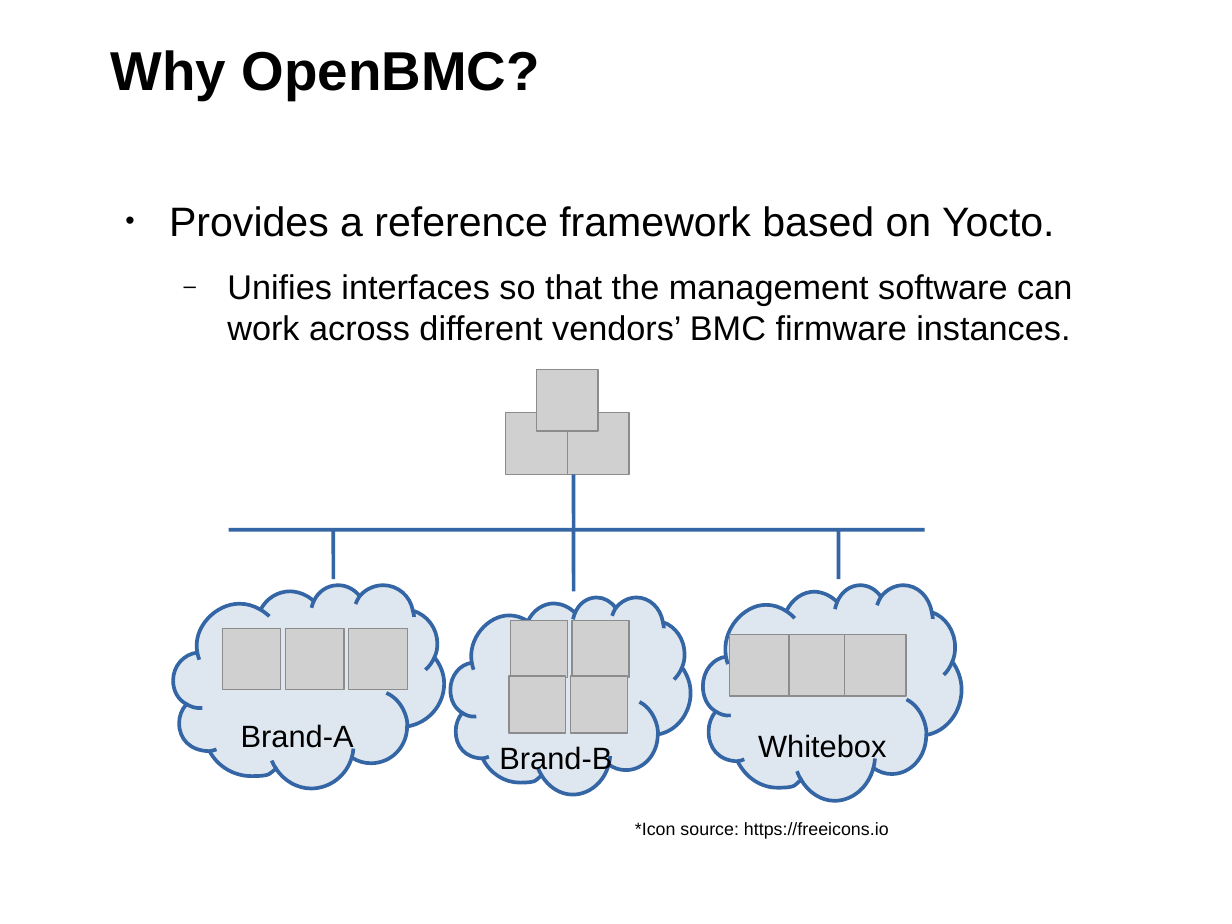
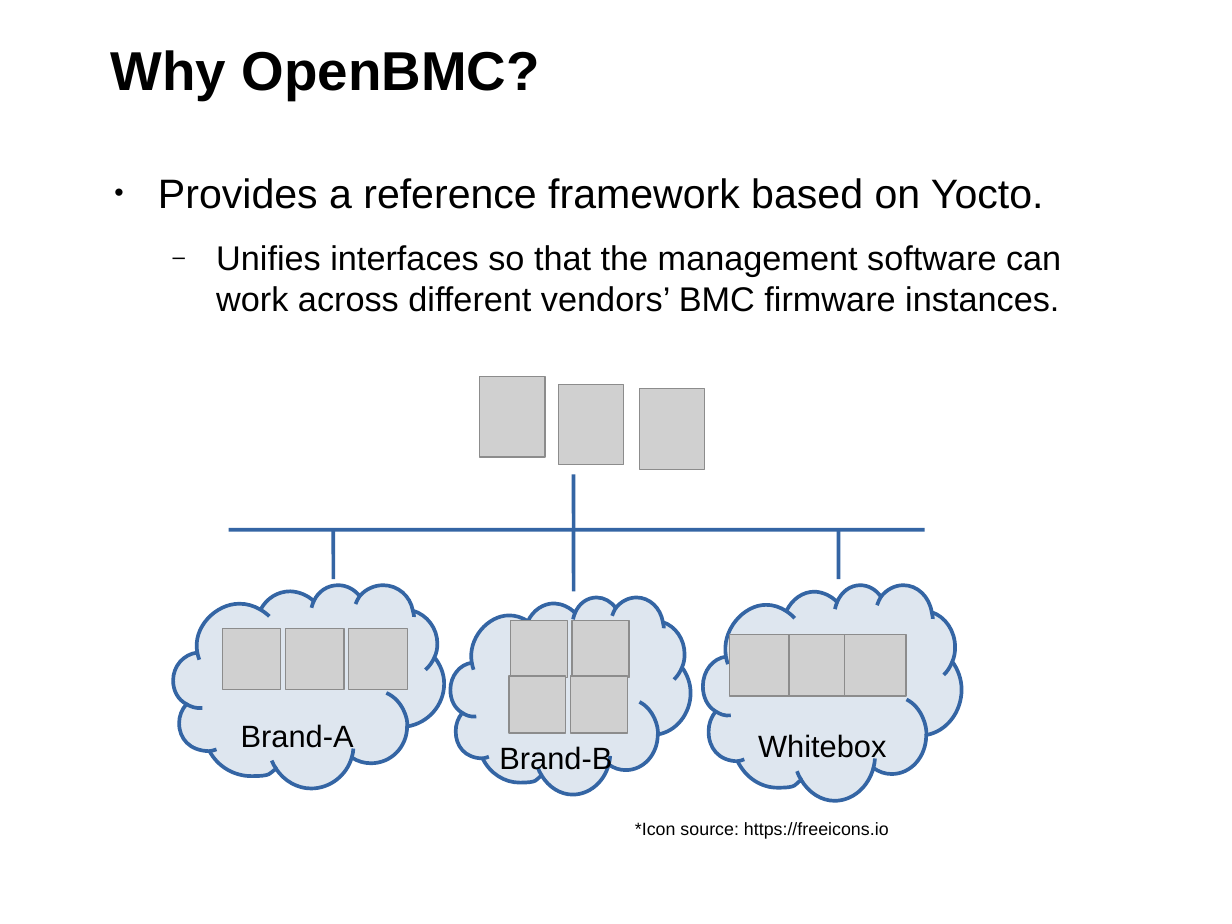
Before and after one commit to chesterlintw/conf-docs, a slide deck: slide 8 of suse-lab-conf/2019/proceeding/openbmc.odp. Drawn at 1232x924 pixels with LibreOffice and Linux fonts; fonts in the diff are those of the drawing; grey boxes stand for pictures; background and template pictures are left out. Boxes give left, top, right and bottom in pixels: in the first picture for what was removed or moved away, otherwise in the second. Text is boxed around its words. In the diff, an @@ line names an element or a change of style, - is before the commit and + after.

```diff
--- a/suse-lab-conf/2019/proceeding/openbmc.odp
+++ b/suse-lab-conf/2019/proceeding/openbmc.odp
@@ text "Provides a reference framework based ...": place and size @@
-text "Provides a reference framework based ..." at box(169, 206, 1072, 341)
+text "Provides a reference framework based ..." at box(158, 178, 1061, 312)
@@ picture: place and size @@
-picture at box(506, 413, 568, 474)
+picture at box(479, 377, 545, 457)
@@ picture: place and size @@
-picture at box(568, 413, 630, 474)
+picture at box(558, 384, 623, 464)
@@ picture: place and size @@
-picture at box(537, 370, 599, 431)
+picture at box(639, 389, 705, 469)
```
Also in this commit, not shown: 4 other slides changed, 3 slides removed.
